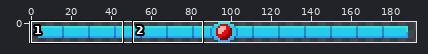
One commit to this sprite sheet: assets/argishealth.png. Above: a wide view before the commit, with the close-up outlined.
Close-up. The starting point:
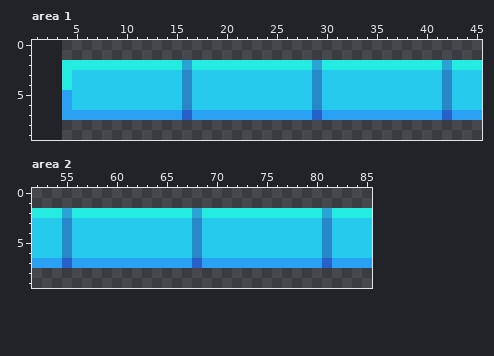
The file is 185x10 pixels. Shown: area 1: x 1..45, y 0..9; area 2: x 52..85, y 0..9. The old version is drawn lined up with the new one, on the new canvas. The wide view leaves out empty margins.
And afterwards:
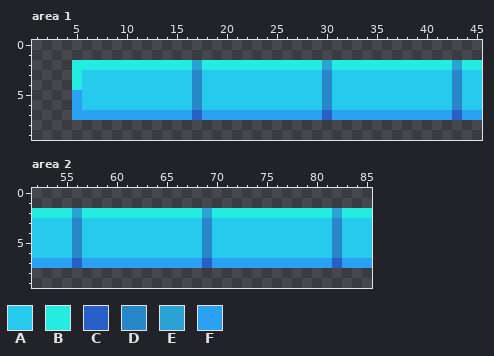
Palette (. is transparent): A #25caec  B #25ece0  C #2760c9  D #2787c9  E #2aa2d4  F #2ba1f4
Edits made:
canvas 185x10 -> 195x10, the old top-left corner now at 4,0
--- area 1
@@ x 1..45 @@
  1 .............................................
- 2 ...BBBBBBBBBBBBEBBBBBBBBBBBBEBBBBBBBBBBBBEBBB
- 3 ...BAAAAAAAAAAADAAAAAAAAAAAADAAAAAAAAAAAADAAA
- 4 ...BAAAAAAAAAAADAAAAAAAAAAAADAAAAAAAAAAAADAAA
- 5 ...FAAAAAAAAAAADAAAAAAAAAAAADAAAAAAAAAAAADAAA
- 6 ...FAAAAAAAAAAADAAAAAAAAAAAADAAAAAAAAAAAADAAA
- 7 ...FFFFFFFFFFFFCFFFFFFFFFFFFCFFFFFFFFFFFFCFFF
+ 2 ....BBBBBBBBBBBBEBBBBBBBBBBBBEBBBBBBBBBBBBEBB
+ 3 ....BAAAAAAAAAAADAAAAAAAAAAAADAAAAAAAAAAAADAA
+ 4 ....BAAAAAAAAAAADAAAAAAAAAAAADAAAAAAAAAAAADAA
+ 5 ....FAAAAAAAAAAADAAAAAAAAAAAADAAAAAAAAAAAADAA
+ 6 ....FAAAAAAAAAAADAAAAAAAAAAAADAAAAAAAAAAAADAA
+ 7 ....FFFFFFFFFFFFCFFFFFFFFFFFFCFFFFFFFFFFFFCFF
  8 .............................................
--- area 2
@@ x 52..85 @@
  1 ..................................
- 2 BBBEBBBBBBBBBBBBEBBBBBBBBBBBBEBBBB
- 3 AAADAAAAAAAAAAAADAAAAAAAAAAAADAAAA
- 4 AAADAAAAAAAAAAAADAAAAAAAAAAAADAAAA
- 5 AAADAAAAAAAAAAAADAAAAAAAAAAAADAAAA
- 6 AAADAAAAAAAAAAAADAAAAAAAAAAAADAAAA
- 7 FFFCFFFFFFFFFFFFCFFFFFFFFFFFFCFFFF
+ 2 BBBBEBBBBBBBBBBBBEBBBBBBBBBBBBEBBB
+ 3 AAAADAAAAAAAAAAAADAAAAAAAAAAAADAAA
+ 4 AAAADAAAAAAAAAAAADAAAAAAAAAAAADAAA
+ 5 AAAADAAAAAAAAAAAADAAAAAAAAAAAADAAA
+ 6 AAAADAAAAAAAAAAAADAAAAAAAAAAAADAAA
+ 7 FFFFCFFFFFFFFFFFFCFFFFFFFFFFFFCFFF
  8 ..................................
Boxes around the changes in both close-ups, in picture pixels (x1, y1, x2, y2):
changed: (62, 60, 82, 120)
changed: (182, 60, 202, 120)
changed: (312, 60, 332, 120)
changed: (442, 60, 462, 120)
changed: (62, 208, 82, 268)
changed: (192, 208, 212, 268)
changed: (322, 208, 342, 268)
